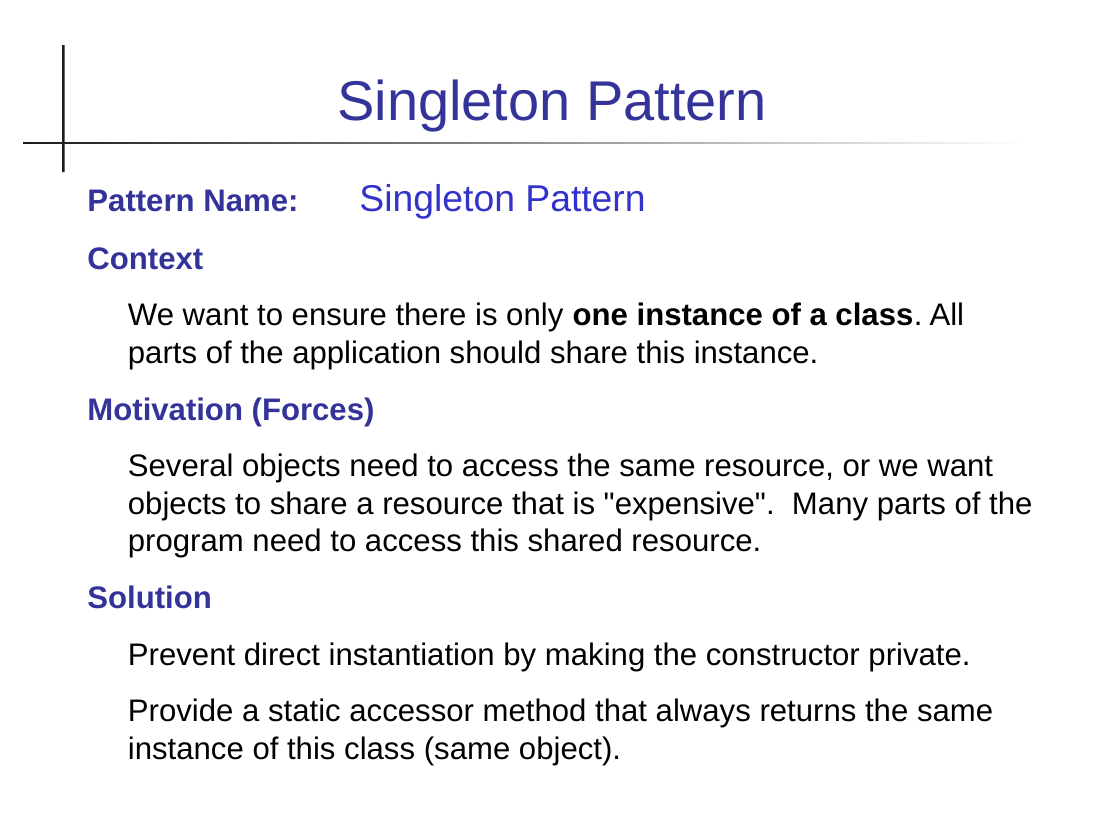
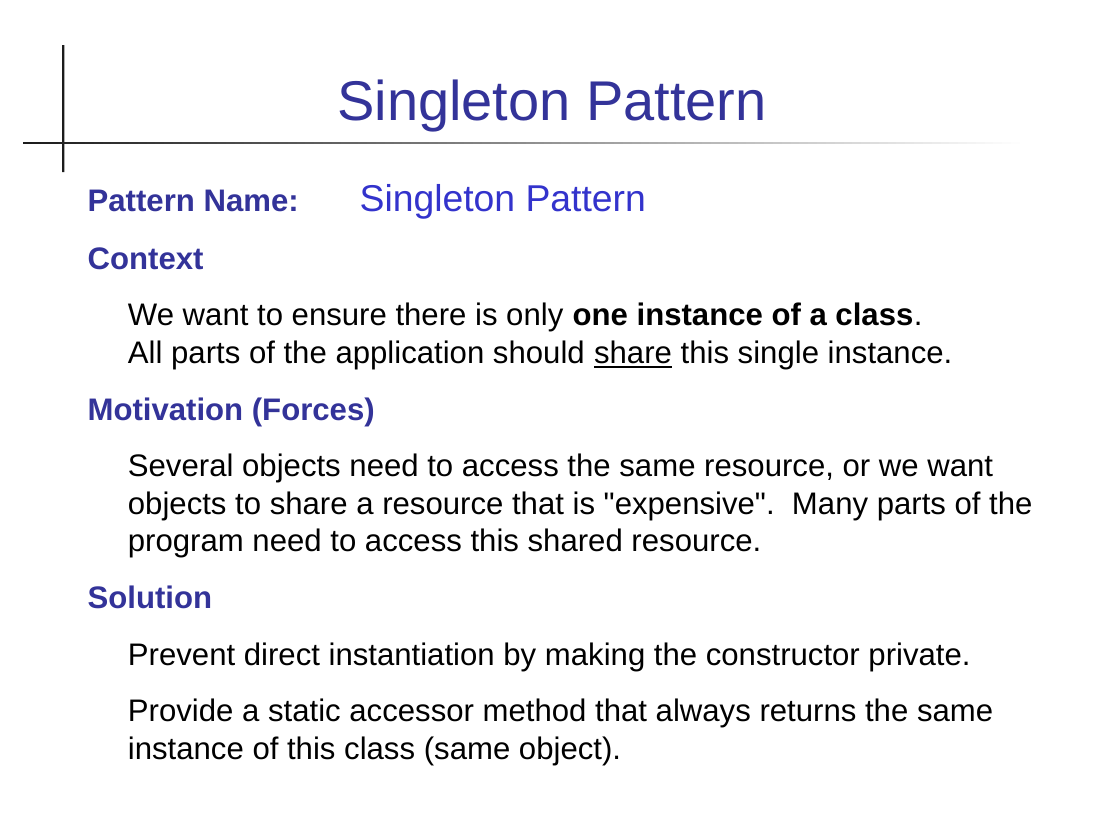
Before and after one commit to skeoop/skeoop.github.io, a slide deck: slide 1 of patterns/Singleton Pattern.ppt. Drawn at 1120x840 pixels with LibreOffice and Linux fonts; fonts in the diff are those of the drawing. Boxes give left, top, right and bottom in pixels: in the first picture for what was removed or moved away, otherwise in the second. Text is boxed around its words. In the diff, an @@ line names an element or a change of style, - is before the commit and + after.

Commit message:
Add design patterns docs

```diff
--- a/patterns/Singleton Pattern.ppt
+++ b/patterns/Singleton Pattern.ppt
@@ text at (128,302,953,369): text changed @@
-We want to ensure there is only one instance of a class. All parts of the application should share this instance.
+We want to ensure there is only one instance of a class.
+All parts of the application should share this single instance.
```
Also in this commit, not shown: 3 other slides changed, 7 other files.
